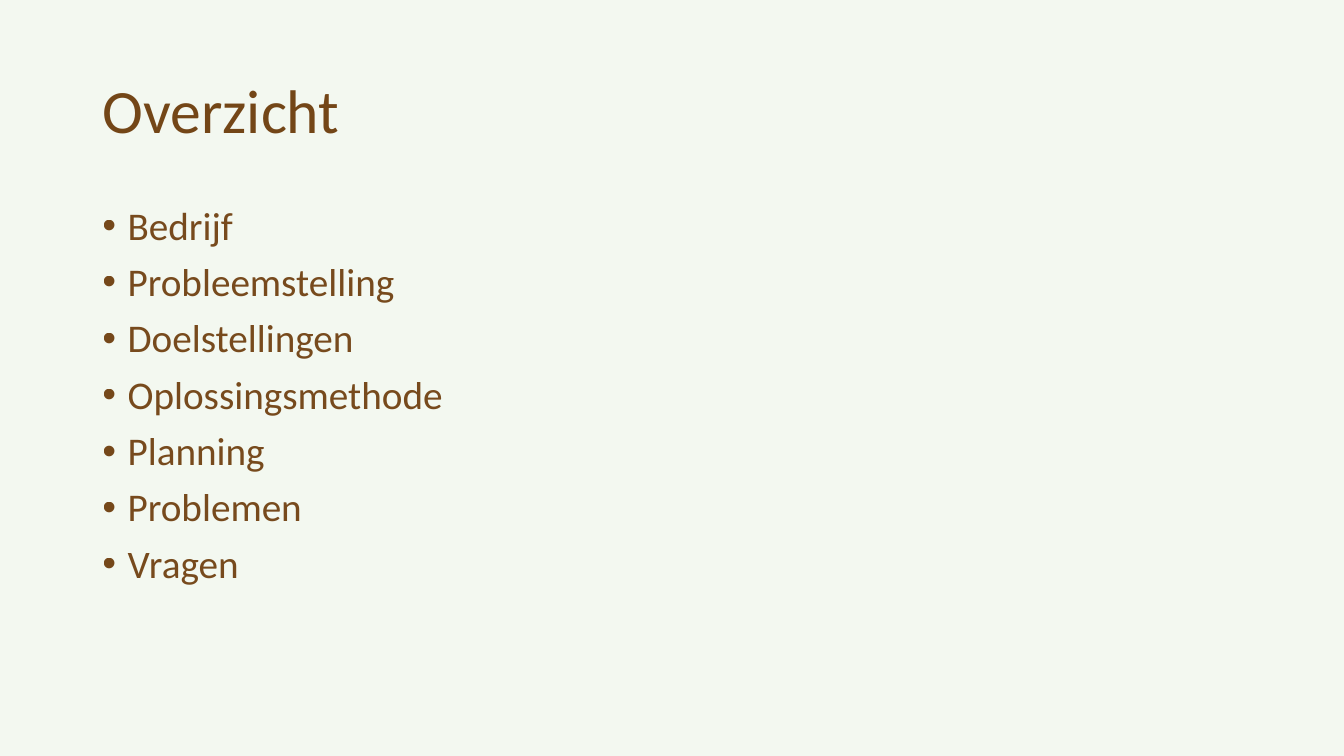
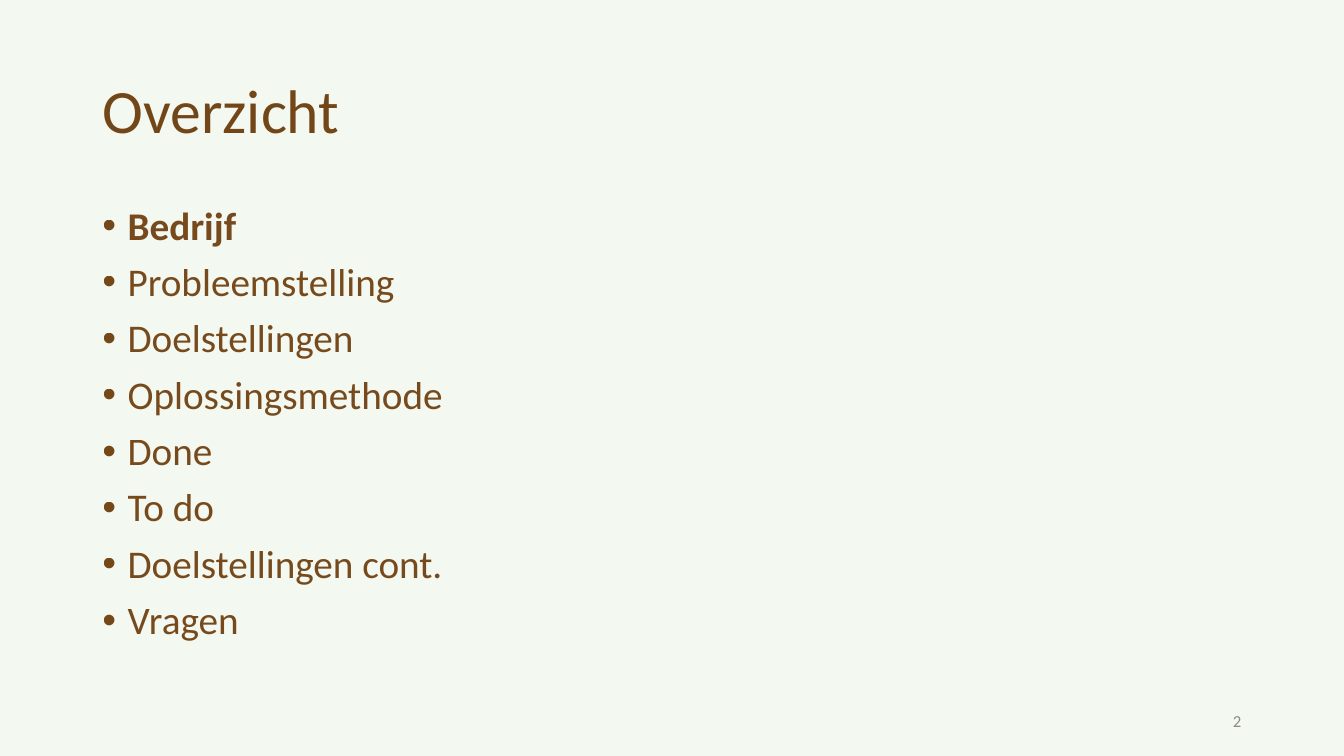
Before and after one commit to Arnonator/thesisDocs, a slide deck: slide 2 of Presentaties/tussentijdse_presentatie_arno_willaert_POGING_TWEE.pptx. Drawn at 1344x756 pixels with LibreOffice and Linux fonts; fonts in the diff are those of the drawing. Boxes give left, top, right and bottom in pixels: in the first picture for what was removed or moved away, otherwise in the second. Text is boxed around its words. In the diff, an @@ line names an element or a change of style, - is before the commit and + after.

```diff
--- a/Presentaties/tussentijdse_presentatie_arno_willaert_POGING_TWEE.pptx
+++ b/Presentaties/tussentijdse_presentatie_arno_willaert_POGING_TWEE.pptx
@@ text at (x1=128, y1=212, x2=237, y2=247): bold on in "Bedrijf" @@
@@ text at (x1=128, y1=440, x2=442, y2=585): text changed @@
-• Planning
-• Problemen
+• Done
+• To do
+• Doelstellingen cont.
@@ page number added at (x1=1233, y1=716, x2=1241, y2=727), 12 pt, text #8C8C8C @@
+2
```
Also in this commit, not shown: 9 other slides changed, 13 slides added, 3 slides removed, 7 other files.
